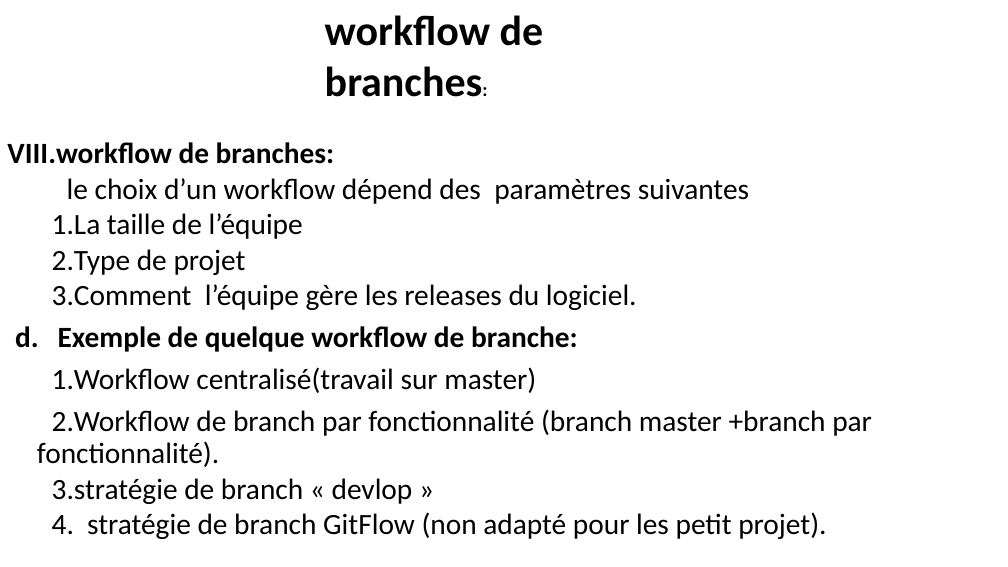
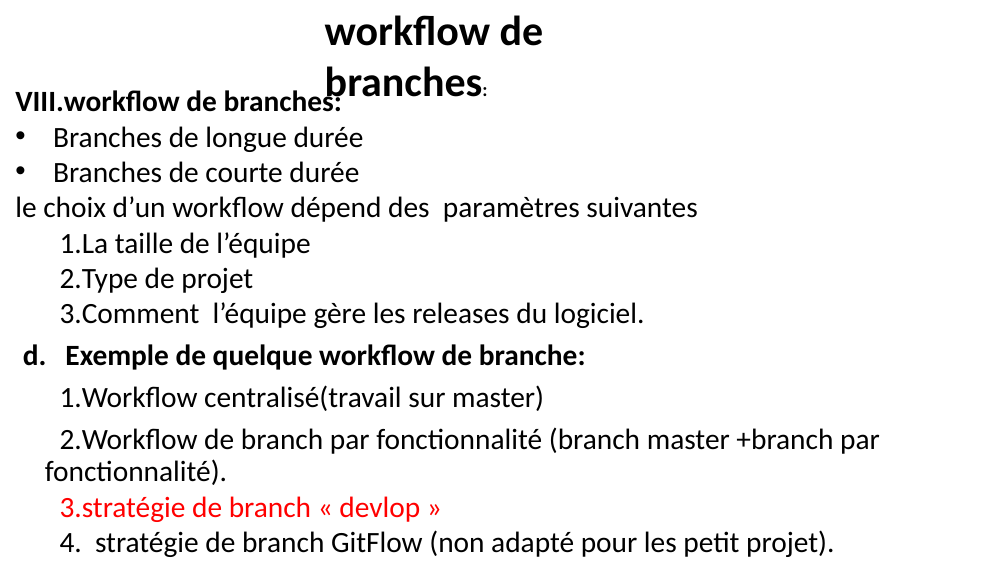
Before and after one commit to belakebiboussad/form, a slide deck: slide 15 of Formation Git.pptx. Drawn at 1008x567 pixels with LibreOffice and Linux fonts; fonts in the diff are those of the drawing. Boxes give left, top, right and bottom in pixels: in the first picture for what was removed or moved away, otherwise in the second. Text is boxed around its words. In the diff, an @@ line names an element or a change of style, - is before the commit and + after.

```diff
--- a/Formation Git.pptx
+++ b/Formation Git.pptx
@@ text "workflow de branches:": place and size @@
-text "workflow de branches:" at box(7, 142, 872, 539)
+text "workflow de branches:" at box(15, 86, 880, 557)
@@ text at box(53, 126, 364, 183): paragraphs added @@
+• Branches de longue durée
+• Branches de courte durée
@@ text at box(60, 496, 420, 522): text colour #000000 to #FF0000 in "stratégie de branch « devlop »" @@
```
Also in this commit, not shown: 4 other slides changed, 1 slide added, 1 slide removed, 3 other files.
